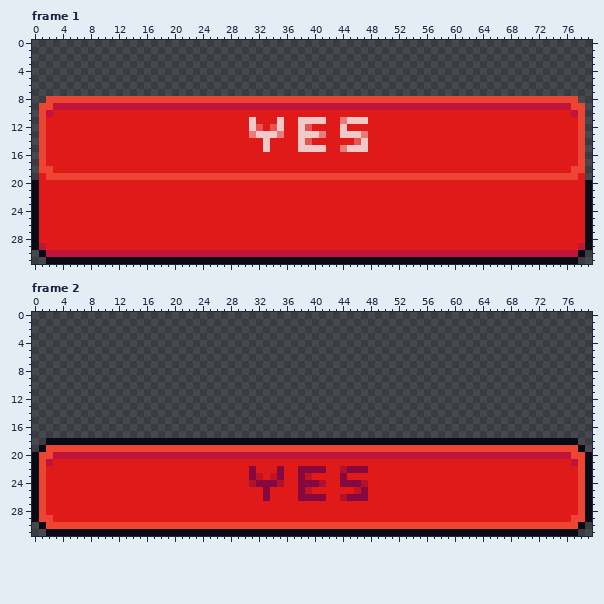
A pixel-art file gets an edit: assets/Button.aseprite. Above: the version before the commit.
80x32 pixels, 2 frames. Shown: frame 1, frame 2.
After the commit:
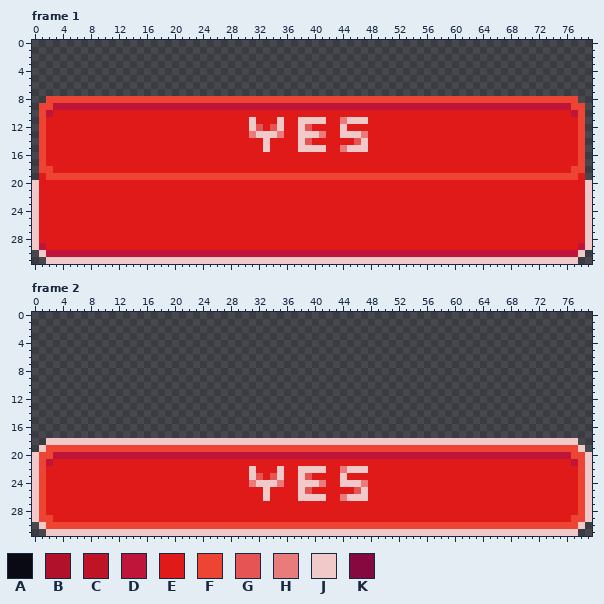
Palette (. is transparent): A #090a14  B #b2112c  C #bf1426  D #bf153a  E #e01919  F #ed4434  G #e65454  H #ea7b7b  J #f2c9c9  K #85093f
Change:
Changed rows in their new state; - is an unchanged pixel.
Frame 1:
first column x 0:
20 J------------------------------------------------------------------------------J
21 J------------------------------------------------------------------------------J
22 J------------------------------------------------------------------------------J
23 J------------------------------------------------------------------------------J
24 J------------------------------------------------------------------------------J
25 J------------------------------------------------------------------------------J
26 J------------------------------------------------------------------------------J
27 J------------------------------------------------------------------------------J
28 J------------------------------------------------------------------------------J
29 J------------------------------------------------------------------------------J
30 -J----------------------------------------------------------------------------J-
31 --JJJJJJJJJJJJJJJJJJJJJJJJJJJJJJJJJJJJJJJJJJJJJJJJJJJJJJJJJJJJJJJJJJJJJJJJJJJJ--
Frame 2:
first column x 0:
18 --JJJJJJJJJJJJJJJJJJJJJJJJJJJJJJJJJJJJJJJJJJJJJJJJJJJJJJJJJJJJJJJJJJJJJJJJJJJJ--
19 -J----------------------------------------------------------------------------J-
20 J------------------------------------------------------------------------------J
21 J------------------------------------------------------------------------------J
22 J------------------------------J---J--JJJJ--HJJJ-------------------------------J
23 J------------------------------JG-GJ--JG----J----------------------------------J
24 J------------------------------HJJJH--JJJH--JJJH-------------------------------J
25 J--------------------------------J----JG------GJ-------------------------------J
26 J--------------------------------J----JJJJ--HJJJ-------------------------------J
27 J------------------------------------------------------------------------------J
28 J------------------------------------------------------------------------------J
29 J------------------------------------------------------------------------------J
30 -J----------------------------------------------------------------------------J-
31 --JJJJJJJJJJJJJJJJJJJJJJJJJJJJJJJJJJJJJJJJJJJJJJJJJJJJJJJJJJJJJJJJJJJJJJJJJJJJ--
Pixel boxes of the changes (left, top, right, bottom) in both pictures:
changed: (32, 180, 592, 264)
changed: (32, 438, 592, 536)
